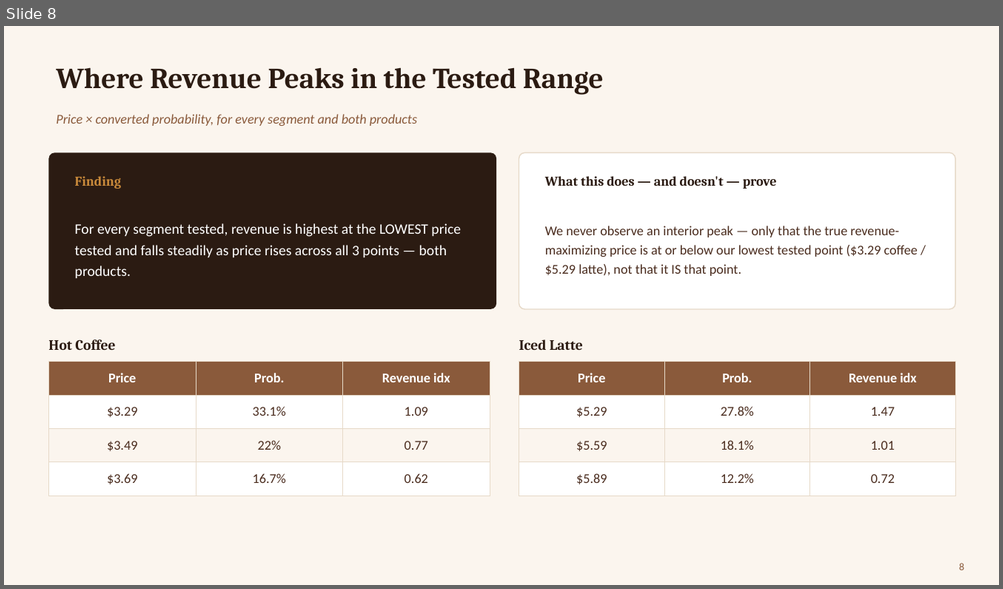
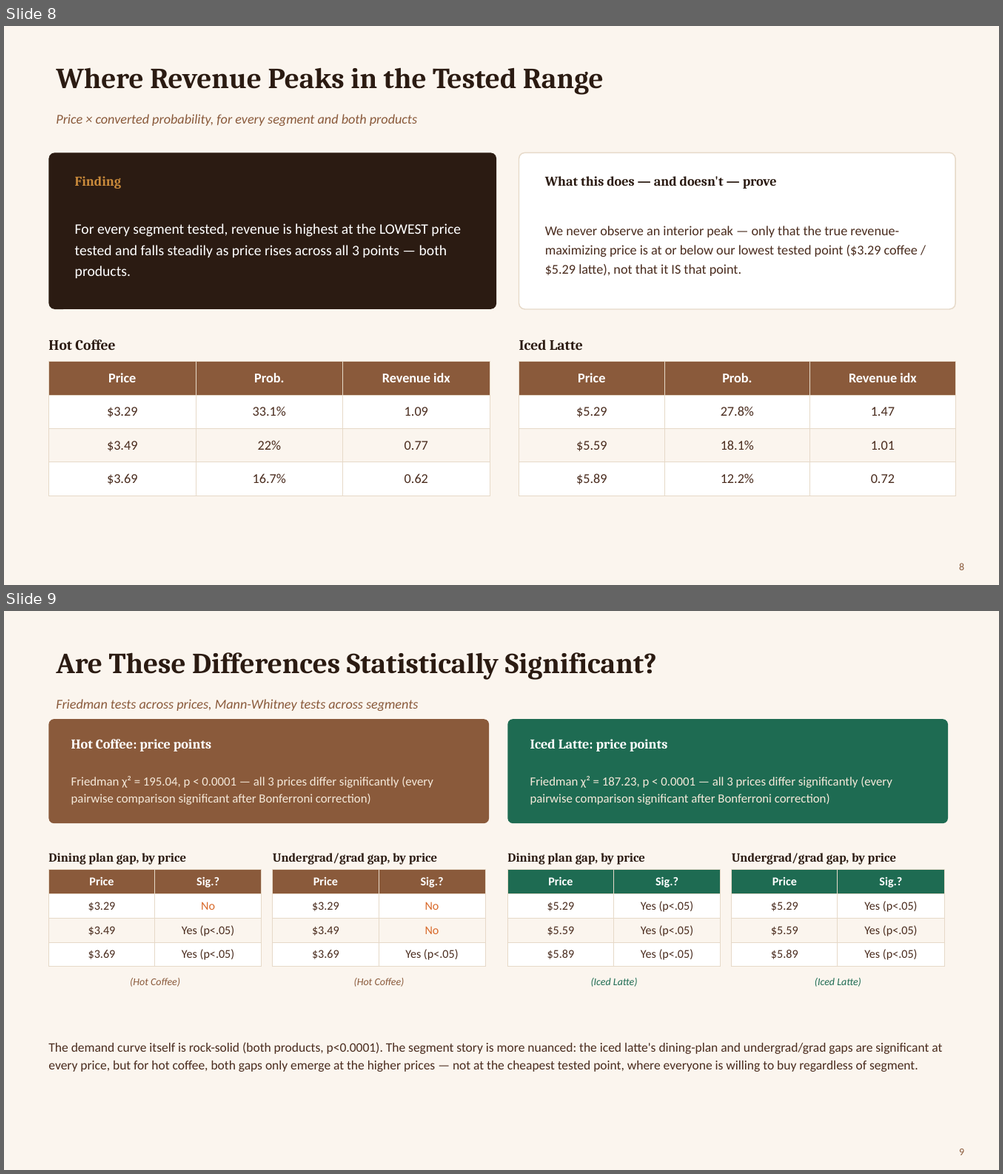
Before and after one commit to divyatejabitra/dunkin-pricing-simulation, a slide deck: presentation/Dunkin_Pricing_Analysis.pptx. Shown one above the other, each under a label of ours: slide 8 before the commit, slides 8 and 9 after it. The pictures are 1003x589 and 1003x1174 pixels, drawn with LibreOffice and Linux fonts; fonts in the diff are those of the drawing. Boxes give left, top, right and bottom in pixels: in the first picture for what was removed or moved away, otherwise in the second. Text is boxed around its words. In the diff, an @@ line names an element or a change of style, - is before the commit and + after.

```diff
--- a/presentation/Dunkin_Pricing_Analysis.pptx
+++ b/presentation/Dunkin_Pricing_Analysis.pptx
@@ slide 9 added at <box>4,611,999,1170</box>, background #FBF5EE @@
@@ title added at <box>56,652,657,680</box>, 28 pt, text #2B1B12, bold @@
+Are These Differences Statistically Significant?
@@ text added at <box>56,699,418,711</box>, 13 pt, text #8A5A3B, italic @@
+Friedman tests across prices, Mann-Whitney tests across segments
@@ rounded rectangle added at <box>48,719,489,823</box>, fill #8A5A3B @@
@@ rounded rectangle added at <box>508,719,948,823</box>, fill #1E6B52 @@
@@ text added at <box>71,739,211,752</box>, 13 pt, text #FFFFFF, bold @@
+Hot Coffee: price points
@@ text added at <box>530,739,667,752</box>, 13 pt, text #FFFFFF, bold @@
+Iced Latte: price points
@@ text added at <box>71,776,433,805</box>, 12 pt, text #F5E9DA @@
+Friedman χ² = 195.04, p < 0.0001 — all 3 prices differ significantly (every pairwise comparison significant after Bonferroni correction)
@@ text added at <box>530,776,892,805</box>, 12 pt, text #F5E9DA @@
+Friedman χ² = 187.23, p < 0.0001 — all 3 prices differ significantly (every pairwise comparison significant after Bonferroni correction)
@@ text added at <box>48,853,186,865</box>, 12 pt, text #2B1B12, bold @@
+Dining plan gap, by price
@@ text added at <box>273,853,437,865</box>, 12 pt, text #2B1B12, bold @@
+Undergrad/grad gap, by price
@@ text added at <box>507,853,645,865</box>, 12 pt, text #2B1B12, bold @@
+Dining plan gap, by price
@@ text added at <box>731,853,896,865</box>, 12 pt, text #2B1B12, bold @@
+Undergrad/grad gap, by price
@@ table added at <box>48,870,262,967</box>, 4 rows, 2 columns @@
+Price | Sig.?
+$3.29 | No
+$3.49 | Yes (p<.05)
+$3.69 | Yes (p<.05)
@@ table added at <box>273,870,485,967</box>, 4 rows, 2 columns @@
+Price | Sig.?
+$3.29 | No
+$3.49 | No
+$3.69 | Yes (p<.05)
@@ table added at <box>508,870,720,967</box>, 4 rows, 2 columns @@
+Price | Sig.?
+$5.29 | Yes (p<.05)
+$5.59 | Yes (p<.05)
+$5.89 | Yes (p<.05)
@@ table added at <box>731,870,944,967</box>, 4 rows, 2 columns @@
+Price | Sig.?
+$5.29 | Yes (p<.05)
+$5.59 | Yes (p<.05)
+$5.89 | Yes (p<.05)
@@ text added at <box>130,978,180,987</box>, 10 pt, text #8A5A3B, italic @@
+(Hot Coffee)
@@ text added at <box>354,978,404,987</box>, 10 pt, text #8A5A3B, italic @@
+(Hot Coffee)
@@ text added at <box>591,978,637,987</box>, 10 pt, text #1E6B52, italic @@
+(Iced Latte)
@@ text added at <box>814,978,861,987</box>, 10 pt, text #1E6B52, italic @@
+(Iced Latte)
@@ text added at <box>48,1042,942,1072</box>, 12.5 pt, text #4A2C1E @@
+The demand curve itself is rock-solid (both products, p<0.0001). The segment story is more nuanced: the iced latte's dining-plan and undergrad/grad gaps are significant at every price, but for hot coffee, both gaps only emerge at the higher prices — not at the cheapest tested point, where everyone is willing to buy regardless of segment.
@@ page number added at <box>959,1149,964,1156</box>, 10 pt, text #8A5A3B @@
+9
```
Also in this commit, not shown: 1 slide changed, 1 other slide added, 9 other files.
